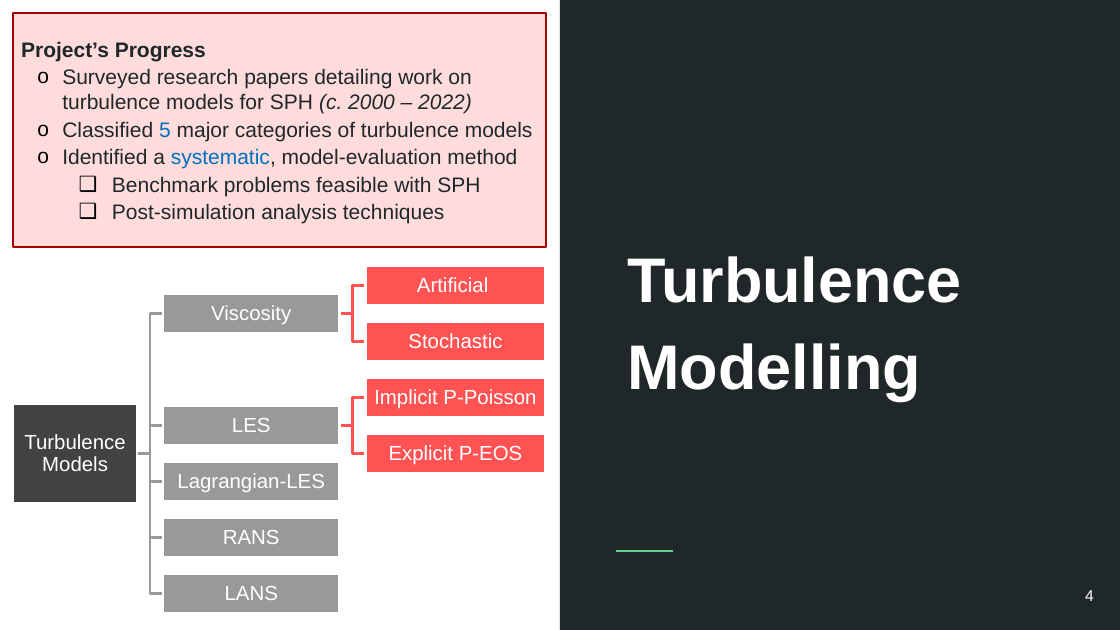
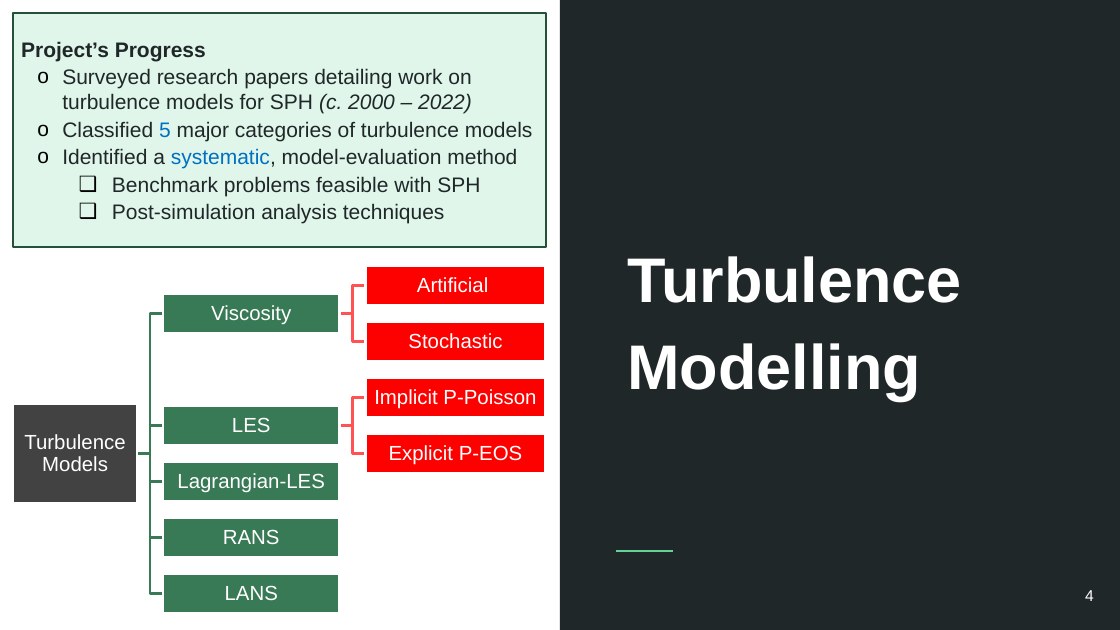
Before and after one commit to Prajwal-Prathiksh/ddp-thesis, a slide deck: slide 4 of report/DDP Stage I - 2022.pptx. Drawn at 1120x630 pixels with LibreOffice and Linux fonts; fonts in the diff are those of the drawing. Boxes give left, top, right and bottom in pixels: in the first picture for what was removed or moved away, otherwise in the second. Text is boxed around its words. In the diff, an @@ line names an element or a change of style, - is before the commit and + after.

Commit message:
Update ppt

```diff
--- a/report/DDP Stage I - 2022.pptx
+++ b/report/DDP Stage I - 2022.pptx
@@ rectangle "Project’s Progress" at bbox=[13, 13, 546, 248]: fill #FFDCDC to #E0F6EA; outline #A80000 2 pt to #26503A 2 pt @@
@@ outline #999999 2 pt to #387956 2 pt in 5 elements at bbox=[137, 454, 163, 594], bbox=[137, 454, 163, 538], bbox=[137, 454, 163, 481], bbox=[137, 426, 163, 454], bbox=[137, 313, 163, 454] @@
@@ fill #FF5252 to #FD0000 in 4 elements at bbox=[365, 266, 546, 305], bbox=[365, 322, 546, 361], bbox=[365, 378, 546, 418], bbox=[365, 434, 546, 473] @@
@@ fill #999999 to #387956 in 5 elements at bbox=[163, 294, 339, 334], bbox=[163, 406, 339, 445], bbox=[163, 462, 339, 502], bbox=[163, 518, 339, 557], bbox=[163, 574, 339, 613] @@
```
Also in this commit, not shown: 1 other slide changed, 2 slides added, 2 slides removed.
